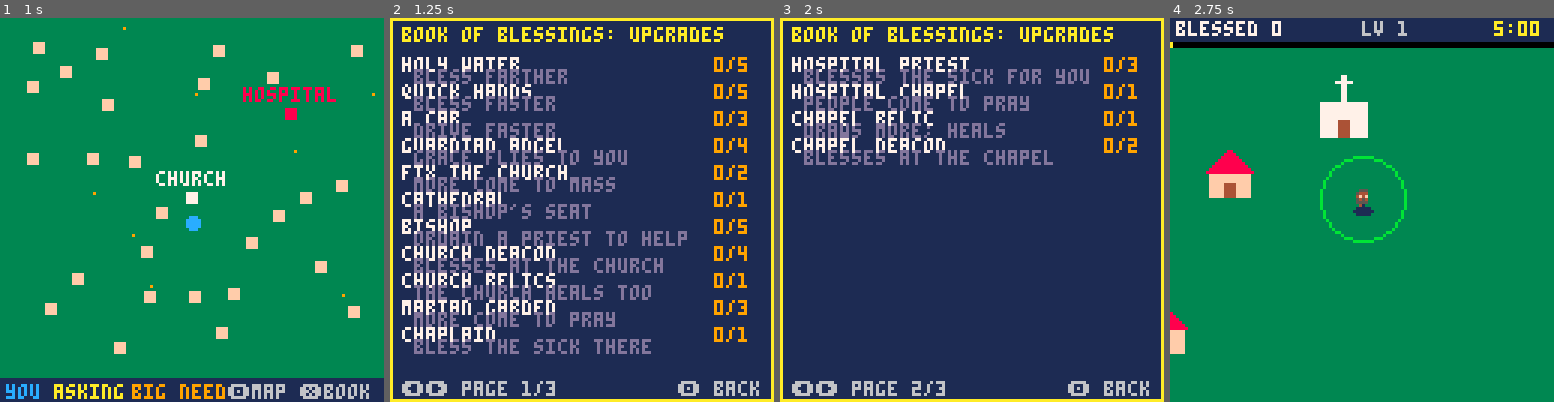
Above: before the commit, frames 1-4 (left to right).
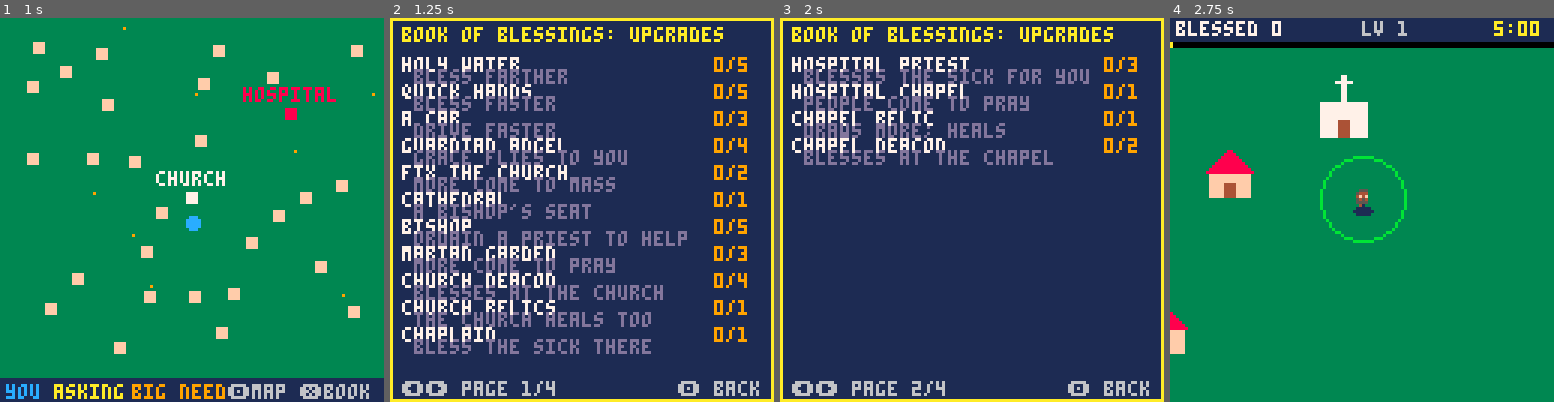
Above: after the commit, the same moments.

Repository: shalone86/sdcourses
Game: PICO-8 cartridge game/blessed.p8
Two runs of this game, one before a commit and one after it. Both use one fixed random seed, a clock stepped at 60 frames per second and the inputs below.
Inputs:
- Up to frame 1 (1 s): tap X (X key) at 0.33 s; tap O (Z key) at 0.7 s
- Up to frame 2 (1.25 s): tap X (X key) at 1.07 s
- Up to frame 3 (2 s): hold Right from 1.6 s (still down); tap O (Z key) at 1.7 s; tap X (X key) at 1.85 s
- Up to frame 4 (2.75 s): release Right at 2.1 s; tap O (Z key) at 2.1, 2.5 s; hold Up 2.15-2.42 s; hold Right from 2.47 s (still down)

Frame 1 is identical in both runs. In frame 2, 3.6% of the frame differs, in the area x 3-93%, y 59-99%; in frame 3, less than 0.1%; in frame 4, nothing differs.

Commit message:
Blessed!: her church order and her combos from the workshop
Church path in her order: fix the church, Marian garden, church deacon,
church relics, then the cathedral. New combos: pilgrimage, procession,
deacons' rounds, sick calls, drive-through. Combo effects now reset each
day (they carried over before). The book's combo pages hold 6 each.

Co-Authored-By: Claude Opus 5.5 <noreply@anthropic.com>
Claude-Session: https://claude.ai/code/session_014A5HNbCtgPJAi8nNk3cpQw

Diff:
--- a/game/blessed.p8
+++ b/game/blessed.p8
@@ -64,6 +64,11 @@
  deacons=0 church=0 dcd=0
  chap=false bishop=false cath=false
  relics=false garden=0 pow=1
+ -- combos start off each day
+ van=false chapter=false rosary_group=false
+ hosp_relic=false house_calls=false pilgrim=false
+ procession=false rounds=false sick_calls=false
+ drive_through=false had_coffee=false
  -- the hospital: a number of sick
  -- people that grows all day
  hosp_need=0 hosp_priests=0
@@ -103,25 +108,27 @@
   f=function() p.spd+=0.4 end},
  {n="guardian angel",d="grace flies to you",max=4,
   f=function() p.mag+=10 end},
- -- the church path: fix it twice,
- -- then it becomes a cathedral,
- -- the bishop's church
+ -- the church path (her order):
+ -- fix it, marian garden, church
+ -- deacon, church relics, then the
+ -- cathedral, the bishop's church
  {n="fix the church",d="more come to mass",max=2,
   f=function() church+=1 end},
  {n="cathedral",d="a bishop's seat",max=1,
-  ok=function() return church>=2 end,
+  ok=function() return church>=2 and relics end,
   f=function() church=3 cath=true end},
  {n="bishop",d="ordain a priest to help",max=5,
   ok=function() return cath end,
   f=function() bishop=true add_helper(false) end},
- {n="church deacon",d="blesses at the church",max=4,
-  f=function() deacons+=1 end},
- {n="church relics",d="the church heals too",max=1,
-  ok=function() return church>0 end,
-  f=function() relics=true end},
  {n="marian garden",d="more come to pray",max=3,
   ok=function() return church>0 end,
   f=function() garden+=1 end},
+ {n="church deacon",d="blesses at the church",max=4,
+  ok=function() return garden>0 end,
+  f=function() deacons+=1 end},
+ {n="church relics",d="the church heals too",max=1,
+  ok=function() return deacons>0 end,
+  f=function() relics=true end},
  -- the hospital path
  {n="chaplain",d="bless the sick there",max=1,
   f=function() chap=true end},
@@ -159,7 +166,7 @@
  {n="cathedral chapter",r="cathedral + bishop",h="cathedral",d="church grace comes to you",
   ok=function() return bishop end,
   f=function() chapter=true end},
- {n="rosary group",r="marian garden + 2 church deacons",h="marian garden",d="all grace comes, often",
+ {n="rosary group",r="garden + 2 church deacons",h="marian garden",d="all grace comes, often",
   ok=function() return garden>0 and deacons>=2 end,
   f=function() rosary_group=true end},
  {n="healing relics",r="church relics + chaplain",h="church relics",d="the hospital heals too",
@@ -168,6 +175,21 @@
  {n="house calls",r="a car + quick hands 2",h="quick hands",d="house blessings take half",
   ok=function() return l("a car")>0 and l("quick hands")>=2 end,
   f=function() house_calls=true end},
+ {n="pilgrimage",r="marian garden + chapel",h="marian garden",d="church & chapel: grace x2",
+  ok=function() return garden>0 and chapel end,
+  f=function() pilgrim=true end},
+ {n="procession",r="church relics + chapel relic",h="chapel relic",d="each minute: bless walkers",
+  ok=function() return relics and chapel_relic end,
+  f=function() procession=true end},
+ {n="deacons' rounds",r="church deacon + chapel deacon",h="chapel deacon",d="deacons bring piles to you",
+  ok=function() return deacons>0 and chapel_deacons>0 end,
+  f=function() rounds=true end},
+ {n="sick calls",r="a car + hospital priest",h="hospital priest",d="hospital priests go out",
+  ok=function() return l("a car")>0 and hosp_priests>0 end,
+  f=function() sick_calls=true end},
+ {n="drive-through",r="coffee + a car",h="coffee",d="coffee lasts twice as long",
+  ok=function() return l("a car")>0 and had_coffee end,
+  f=function() drive_through=true end},
 }
 
 -- big needs: they stay in one
@@ -330,6 +352,8 @@
 end
 
 function spawn_church()
+ -- pilgrims go to the chapel too
+ if pilgrim and rnd(1)<.5 then spawn_chapel() end
  local b=rnd(bldg)
  local q=person(b.x+8,b.y+18,"church")
  q.tx=church_x-8+rnd(32)
@@ -364,7 +388,8 @@
  del(people,q) score+=1
  if q.b then q.b.who=nil end
  local v=1
- if q.ev then v=10 elseif q.k=="home" then v=3 end
+ if q.ev then v=10 elseif q.k=="home" then v=3
+ elseif pilgrim and q.tx then v=2 end
  drop_grace(q.x,q.y-4,v)
  if q.ev then
   add(items,{x=q.x,y=q.y+4,k="chest"})
@@ -439,7 +464,9 @@
   bless(p.x,p.y,90)
   say("holy water for everyone!")
  elseif k=="coffee" then
-  p.fast=300 say("coffee! go go go")
+  had_coffee=true
+  p.fast=drive_through and 600 or 300
+  say("coffee! go go go")
  end
 end
 
@@ -490,8 +517,9 @@
   return
  end
  if state=="book" then
-  if btnp(0) then page=(page-2)%3+1 end
-  if btnp(1) then page=page%3+1 end
+  local n=pages()
+  if btnp(0) then page=(page-2)%n+1 end
+  if btnp(1) then page=page%n+1 end
   if btnp(4) or btnp(5) then state=book_from end
   return
  end
@@ -632,10 +660,16 @@
  end
 
  -- piles: go there to collect them
- if chapter or near(p.x,p.y,church_x+8,church_y+24,22) then
+ if procession and t%1800==0 then
+  for q in all(people) do
+   if q.tx and not q.there then q.need=1 hit(q) end
+  end
+  say("procession: walkers blessed")
+ end
+ if chapter or rounds or near(p.x,p.y,church_x+8,church_y+24,22) then
   if church_pile>0 then xp+=church_pile church_pile=0 sfx(1) end
  end
- if hosp_relic or near(p.x,p.y,hosp_x+8,hosp_y+24,22) then
+ if hosp_relic or rounds or near(p.x,p.y,hosp_x+8,hosp_y+24,22) then
   if hosp_pile>0 then xp+=hosp_pile hosp_pile=0 sfx(1) end
  end
 
@@ -678,13 +712,29 @@
 function helper(h)
  if h.hosp then
   local tx,ty=hosp_x+8+h.ox/2,hosp_y+22
-  if not near(h.x,h.y,tx,ty,3) then
+  -- sick calls: when the hospital
+  -- is quiet, visit someone at home
+  local tg
+  if sick_calls and hosp_need==0 then
+   local best=999
+   for q in all(people) do
+    if q.k=="home" then
+     local d=abs(wd(q.x,h.x))+abs(wd(q.y,h.y))
+     if d<best then tg,best=q,d end
+    end
+   end
+   if tg then tx,ty=tg.x,tg.y end
+  end
+  if not near(h.x,h.y,tx,ty,tg and 7 or 3) then
    local a=atan2(wd(tx,h.x),wd(ty,h.y))
    h.x=(h.x+cos(a)*1.5)%world h.y=(h.y+sin(a)*1.5)%world
    h.fl=cos(a)<0
   else
    h.cd-=1
-   if h.cd<=0 and hosp_need>0 then h.cd=60 heal(1) end
+   if h.cd<=0 then
+    if tg then h.cd=30 splash(h.x,h.y-4,6) hit(tg)
+    elseif hosp_need>0 then h.cd=60 heal(1) end
+   end
   end
   return
  end
@@ -839,6 +889,8 @@
 -- the book of blessings: every
 -- upgrade, and the combos you've
 -- found (the rest show a hint)
+function pages() return 2+ceil(#combos/6) end
+
 function draw_book()
  cls(1)
  rect(0,0,127,127,10)
@@ -854,9 +906,10 @@
  else
   local f=dget(1)
   print("book of blessings: combos",4,3,10)
-  for i=1,#combos do
+  local first=(page-3)*6+1
+  for i=first,min(#combos,first+5) do
    local c=combos[i]
-   local y=-4+i*19
+   local y=-4+(i-first+1)*19
    if f&(1<<i)>0 or got[c.n] then
     print("\146 "..c.n,4,y,10)
     print(c.r,8,y+6,7)
@@ -867,7 +920,7 @@
    end
   end
  end
- print("\139\145 page "..page.."/3",4,121,6)
+ print("\139\145 page "..page.."/"..pages(),4,121,6)
  print("\142 back",96,121,6)
 end
 
